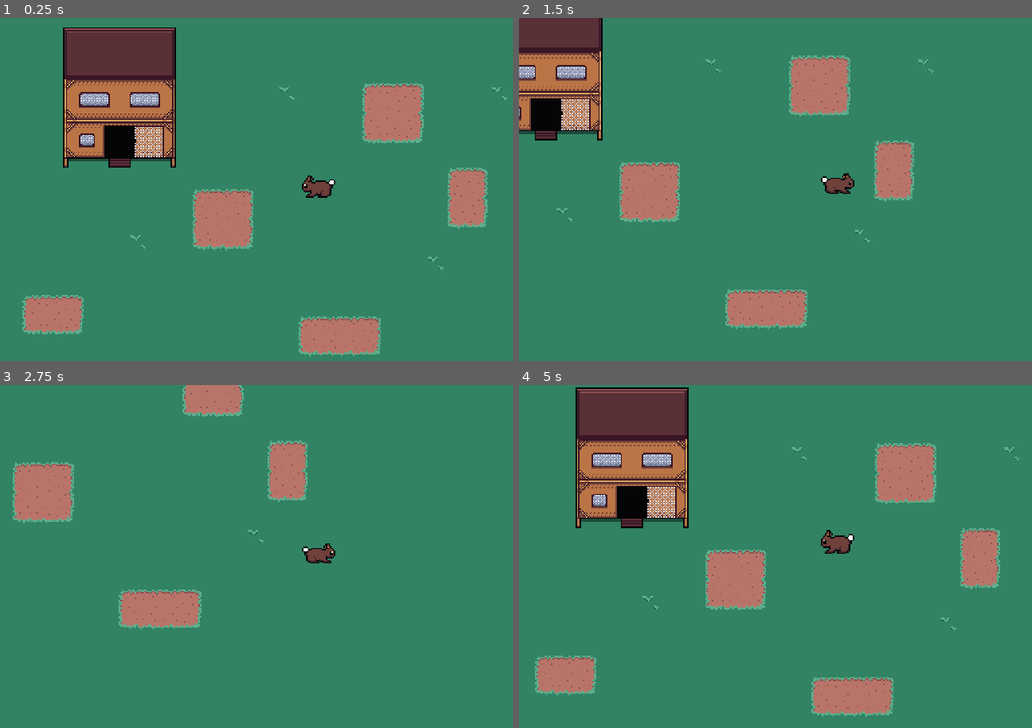
Above: before the commit, frames 1-4 (two rows, left to right).
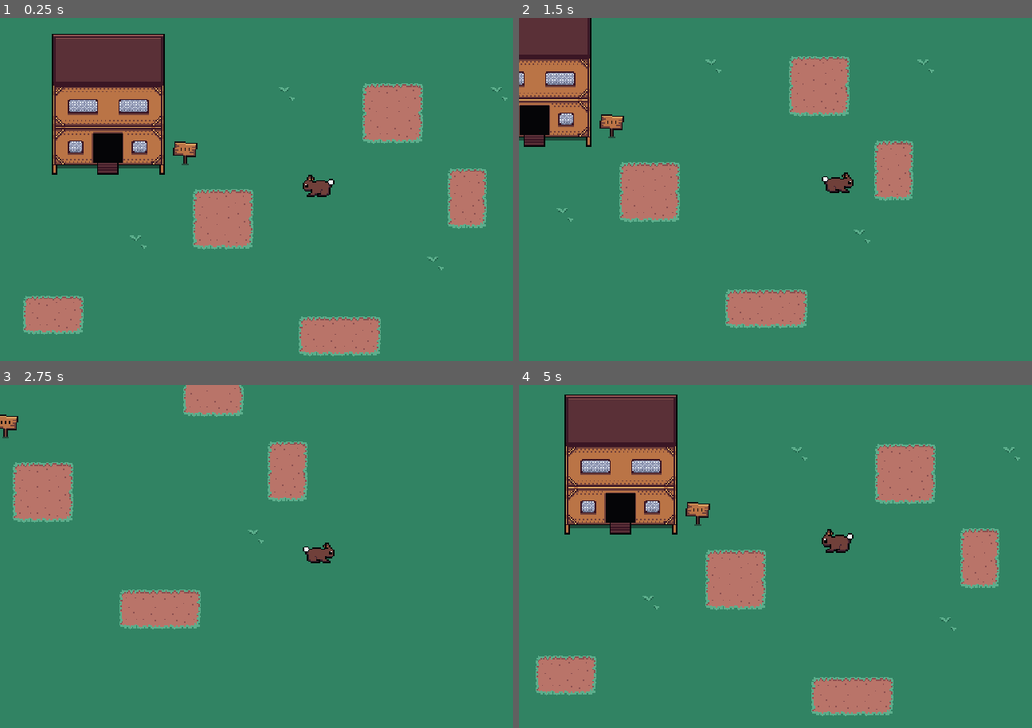
Above: after the commit, the same moments.

Repository: Lunatic-Games/bunnyville
Game: Godot game, scene res://game/game.tscn
Two runs of this game, one before a commit and one after it. Both use one fixed random seed, a clock stepped at 60 frames per second and the inputs below.
Inputs:
- Up to frame 1 (0.25 s): no input
- Up to frame 2 (1.5 s): tap Enter at 0.5 s; hold D (move_right) 0.53-1.28 s; hold E (interact, bound only after the commit) 0.53-1.28 s; hold S (move_down) from 1.28 s (still down); tap E (interact, bound only after the commit) at 1.35 s
- Up to frame 3 (2.75 s): release S (move_down) at 2.03 s; hold D (move_right) from 2.03 s (still down); hold E (interact, bound only after the commit) from 2.03 s (still down)
- Up to frame 4 (5 s): release D (move_right) at 2.78 s; release E (interact, bound only after the commit) at 2.78 s; hold W (move_up) 2.78-3.53 s; tap E (interact, bound only after the commit) at 2.85, 4.35 s; hold E (interact, bound only after the commit) 3.53-4.28 s; hold A (move_left) from 3.53 s (still down)

The runs differ from the first frame. In frame 1, 7.3% of the frame differs, in the area x 4-99%, y 2-99%; in frame 2, 4.3%; in frame 3, 0.6%; in frame 4, 7.4%, in the area x 3-98%, y 0-97%.

Commit message:
Interaction

Diff:
--- a/game/game.tscn
+++ b/game/game.tscn
@@ -1,11 +1,9 @@
 [gd_scene load_steps=5 format=2]
 
 [ext_resource path="res://player/player.tscn" type="PackedScene" id=1]
-[ext_resource path="res://assets/art/structures/building.png" type="Texture" id=2]
+[ext_resource path="res://tileset/sign/sign.tscn" type="PackedScene" id=2]
 [ext_resource path="res://tileset/tileset.tres" type="TileSet" id=3]
-
-[sub_resource type="RectangleShape2D" id=1]
-extents = Vector2( 42, 30 )
+[ext_resource path="res://tileset/building/building.tscn" type="PackedScene" id=4]
 
 [node name="Game" type="Node2D"]
 
@@ -27,14 +25,8 @@
 
 [node name="Player" parent="YSort" instance=ExtResource( 1 )]
 
-[node name="Building" type="StaticBody2D" parent="YSort"]
-position = Vector2( 90, 101 )
+[node name="Building" parent="YSort" instance=ExtResource( 4 )]
+position = Vector2( 81, 102 )
 
-[node name="Sprite" type="Sprite" parent="YSort/Building"]
-position = Vector2( 0, -43 )
-texture = ExtResource( 2 )
-
-[node name="CollisionShape2D" type="CollisionShape2D" parent="YSort/Building"]
-visible = false
-position = Vector2( 0, -26 )
-shape = SubResource( 1 )
+[node name="Sign" parent="YSort" instance=ExtResource( 2 )]
+position = Vector2( 140, 110 )
--- a/player/player.tscn
+++ b/player/player.tscn
@@ -4,7 +4,7 @@
 [ext_resource path="res://player/player.gd" type="Script" id=2]
 
 [sub_resource type="RectangleShape2D" id=1]
-extents = Vector2( 12, 4 )
+extents = Vector2( 11, 4 )
 
 [sub_resource type="Animation" id=2]
 resource_name = "jump"
@@ -46,7 +46,9 @@
 "values": [ 100.0, 100.0, 50.0 ]
 }
 
-[node name="Player" type="KinematicBody2D"]
+[node name="Player" type="KinematicBody2D" groups=[
+"player",
+]]
 position = Vector2( 240, 135 )
 script = ExtResource( 2 )
 current_speed = 50.0
@@ -59,8 +61,7 @@
 texture = ExtResource( 1 )
 
 [node name="CollisionShape2D" type="CollisionShape2D" parent="."]
-visible = false
-position = Vector2( 0, -4 )
+position = Vector2( -1, -4 )
 shape = SubResource( 1 )
 
 [node name="JumpPlayer" type="AnimationPlayer" parent="."]
--- a/project.godot
+++ b/project.godot
@@ -72,6 +72,11 @@
 , Object(InputEventKey,"resource_local_to_scene":false,"resource_name":"","device":0,"alt":false,"shift":false,"control":false,"meta":false,"command":false,"pressed":false,"scancode":16777231,"unicode":0,"echo":false,"script":null)
  ]
 }
+interact={
+"deadzone": 0.5,
+"events": [ Object(InputEventKey,"resource_local_to_scene":false,"resource_name":"","device":0,"alt":false,"shift":false,"control":false,"meta":false,"command":false,"pressed":false,"scancode":69,"unicode":0,"echo":false,"script":null)
+ ]
+}
 
 [physics]
 
@@ -79,5 +84,6 @@
 
 [rendering]
 
+2d/snapping/use_gpu_pixel_snap=true
 environment/default_clear_color=Color( 0.196078, 0.517647, 0.392157, 1 )
 environment/default_environment="res://default_env.tres"
--- /dev/null
+++ b/tileset/building/building.gd
@@ -0,0 +1,8 @@
+extends "res://tileset/interactable/interactable.gd"
+
+
+export (PackedScene) var inside
+
+
+func interact():
+	get_tree().change_scene_to(inside)
--- /dev/null
+++ b/tileset/building/building.tscn
@@ -0,0 +1,25 @@
+[gd_scene load_steps=5 format=2]
+
+[ext_resource path="res://assets/art/structures/building.png" type="Texture" id=1]
+[ext_resource path="res://tileset/interactable/interactable.tscn" type="PackedScene" id=2]
+[ext_resource path="res://tileset/building/building.gd" type="Script" id=3]
+
+[sub_resource type="RectangleShape2D" id=1]
+extents = Vector2( 42.5, 31 )
+
+[node name="Building" instance=ExtResource( 2 )]
+script = ExtResource( 3 )
+
+[node name="Sprite" type="Sprite" parent="." index="0"]
+position = Vector2( 1, -39 )
+texture = ExtResource( 1 )
+
+[node name="CollisionShape2D" parent="." index="1"]
+position = Vector2( 0, 2 )
+
+[node name="Collider" type="StaticBody2D" parent="." index="3"]
+
+[node name="CollisionShape2D" type="CollisionShape2D" parent="Collider" index="0"]
+visible = false
+position = Vector2( 0.5, -22 )
+shape = SubResource( 1 )
--- /dev/null
+++ b/tileset/interactable/interactable.gd
@@ -0,0 +1,23 @@
+extends Area2D
+
+
+var player_is_within_range: bool = false
+
+
+func _physics_process(_delta):
+	player_is_within_range = false
+
+	for body in get_overlapping_bodies():
+		if body.is_in_group("player"):
+			player_is_within_range = true
+
+	$Prompt.visible = player_is_within_range
+
+
+func _unhandled_input(event):
+	if event.is_action_pressed("interact") and player_is_within_range:
+		interact()
+
+
+func interact():
+	pass
--- /dev/null
+++ b/tileset/interactable/interactable.tscn
@@ -0,0 +1,28 @@
+[gd_scene load_steps=4 format=2]
+
+[ext_resource path="res://assets/ui/prompts/E_Key_Light.png" type="Texture" id=1]
+[ext_resource path="res://tileset/interactable/interactable.gd" type="Script" id=2]
+
+[sub_resource type="RectangleShape2D" id=1]
+extents = Vector2( 10, 14 )
+
+[node name="Interactable" type="Area2D"]
+position = Vector2( 149, 96 )
+script = ExtResource( 2 )
+
+[node name="CollisionShape2D" type="CollisionShape2D" parent="."]
+position = Vector2( 0, -7 )
+shape = SubResource( 1 )
+
+[node name="Prompt" type="TextureRect" parent="."]
+visible = false
+margin_left = -7.0
+margin_top = -32.0
+margin_right = 7.0
+margin_bottom = -18.0
+texture = ExtResource( 1 )
+expand = true
+stretch_mode = 5
+__meta__ = {
+"_edit_use_anchors_": false
+}
--- /dev/null
+++ b/tileset/sign/sign.tscn
@@ -0,0 +1,34 @@
+[gd_scene load_steps=5 format=2]
+
+[ext_resource path="res://tileset/interactable/interactable.tscn" type="PackedScene" id=1]
+[ext_resource path="res://assets/art/structures/sign.png" type="Texture" id=2]
+
+[sub_resource type="RectangleShape2D" id=1]
+extents = Vector2( 10.5, 16 )
+
+[sub_resource type="RectangleShape2D" id=2]
+extents = Vector2( 1.5, 2 )
+
+[node name="Sign" instance=ExtResource( 1 )]
+
+[node name="CollisionShape2D" parent="." index="0"]
+visible = false
+position = Vector2( -0.5, -4 )
+shape = SubResource( 1 )
+
+[node name="Prompt" parent="." index="1"]
+visible = true
+margin_left = -6.5
+margin_right = 7.5
+
+[node name="Sprite" type="Sprite" parent="." index="2"]
+position = Vector2( 0, -8 )
+texture = ExtResource( 2 )
+
+[node name="Collider" type="StaticBody2D" parent="." index="3"]
+position = Vector2( 0, -6 )
+
+[node name="CollisionShape2D" type="CollisionShape2D" parent="Collider" index="0"]
+visible = false
+position = Vector2( -0.5, 4 )
+shape = SubResource( 2 )
Binary file changed: assets/art/player/player.aseprite
Binary file changed: assets/art/player/player.png
Binary file changed: assets/art/structures/building.aseprite
Binary file changed: assets/art/structures/building.png
Binary file added: assets/art/structures/sign.aseprite
Binary file added: assets/art/structures/sign.png
Not shown, added: assets/art/structures/sign.png.import
Binary file added: assets/ui/prompts/A_Key_Light.png
Not shown, added: assets/ui/prompts/A_Key_Light.png.import
Binary file added: assets/ui/prompts/Arrow_Down_Key_Light.png
Not shown, added: assets/ui/prompts/Arrow_Down_Key_Light.png.import
Binary file added: assets/ui/prompts/Arrow_Left_Key_Light.png
(and 21 more such lines)
